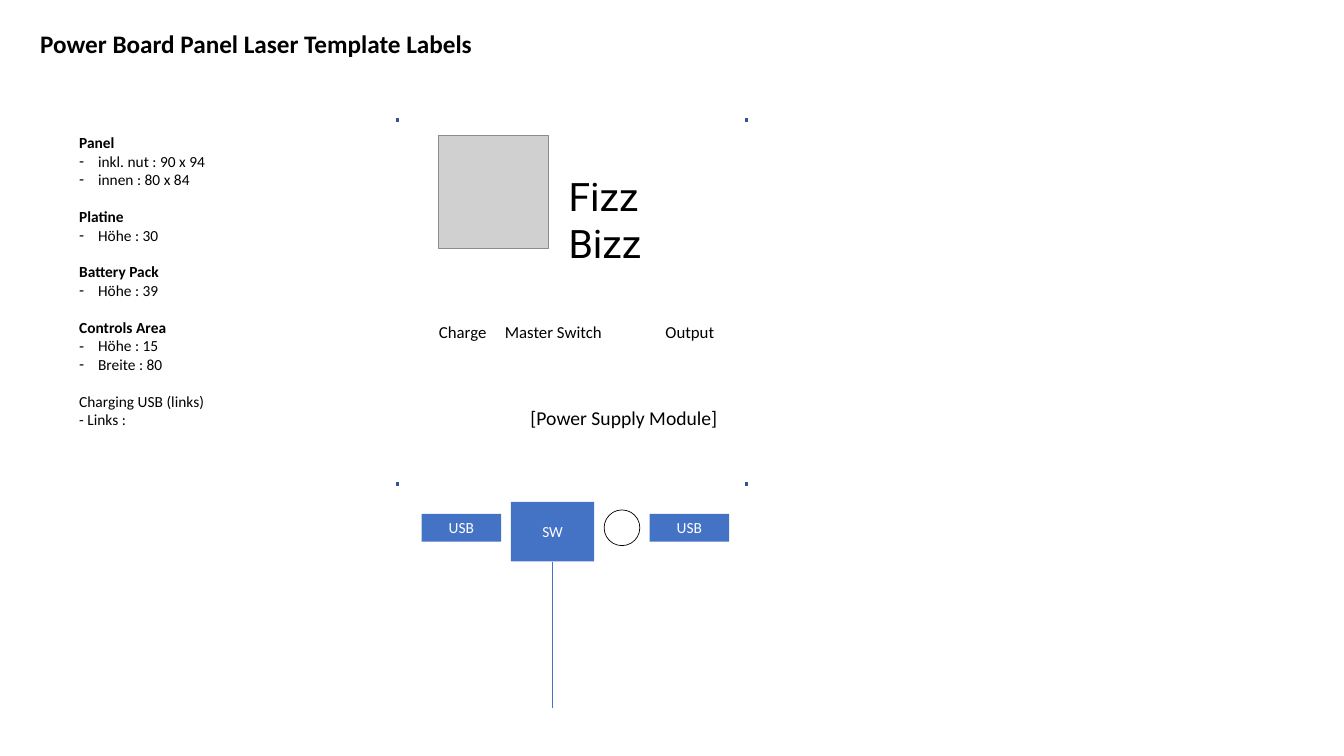
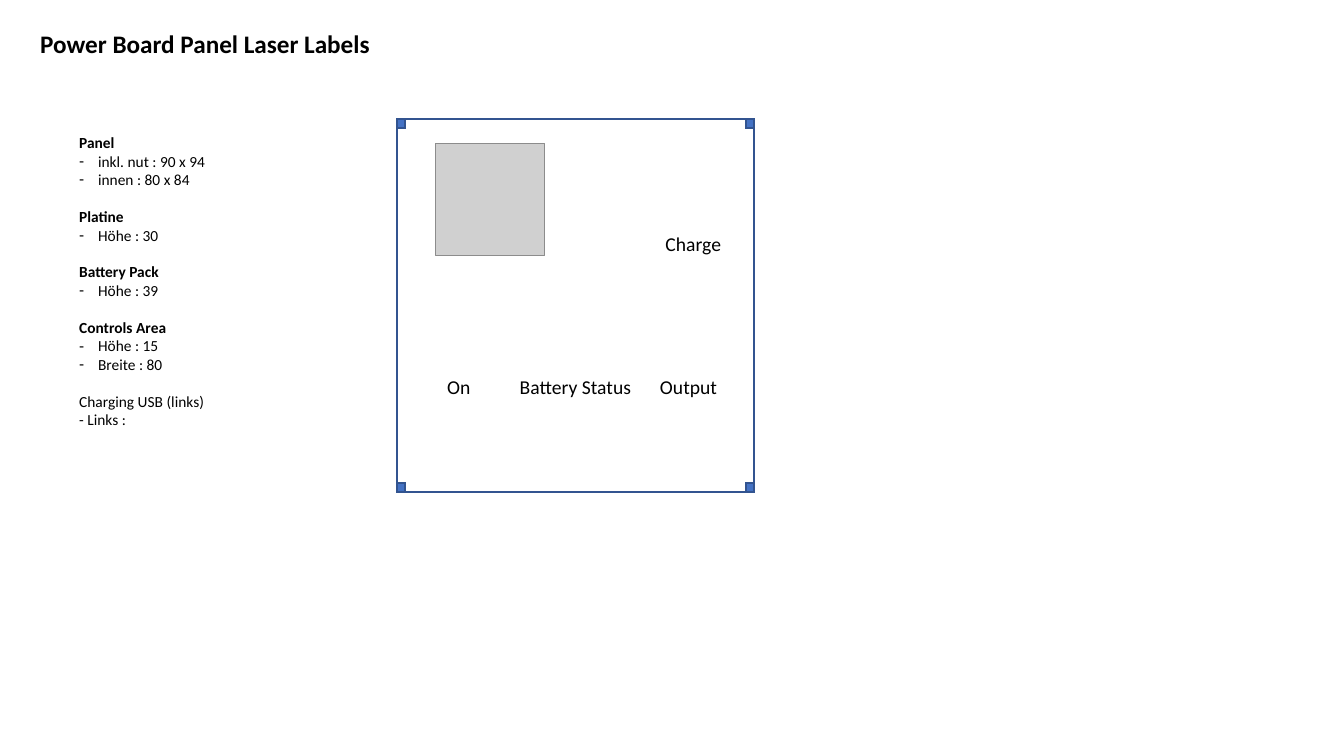
Before and after one commit to jeskes/activityboard, a slide deck: slide 14 of Activityboard.pptx. Drawn at 1344x756 pixels with LibreOffice and Linux fonts; fonts in the diff are those of the drawing; grey boxes stand for pictures. Boxes give left, top, right and bottom in pixels: in the first picture for what was removed or moved away, otherwise in the second. Text is boxed around its words. In the diff, an @@ line names an element or a change of style, - is before the commit and + after.

```diff
--- a/Activityboard.pptx
+++ b/Activityboard.pptx
@@ title at bbox=[40, 35, 369, 54]: text changed @@
-Power Board Panel Laser Template Labels
+Power Board Panel Laser Labels
@@ rectangle: place and size @@
-rectangle at bbox=[397, 119, 399, 121]
+rectangle at bbox=[397, 119, 405, 128]
@@ rectangle added at bbox=[397, 119, 754, 492], outline #325491 1 pt @@
@@ rectangle: place and size @@
-rectangle at bbox=[746, 119, 748, 121]
+rectangle at bbox=[746, 119, 754, 128]
@@ picture: place and size @@
-picture at bbox=[439, 136, 547, 249]
+picture at bbox=[436, 143, 544, 256]
@@ text removed at bbox=[569, 182, 642, 258] @@
-Fizz Bizz
@@ text "Charge" at bbox=[665, 237, 721, 255]: size 12 to 14 pt @@
@@ text "Charge": place and size @@
-text "Charge" at bbox=[439, 326, 486, 341]
+text "Charge" at bbox=[665, 237, 721, 255]
@@ text removed at bbox=[505, 326, 602, 338] @@
-Master Switch
@@ text added at bbox=[447, 381, 470, 394], 14 pt, text #000000 @@
+On
@@ text added at bbox=[520, 381, 631, 397], 14 pt, text #000000 @@
+Battery Status
@@ text "Output": place and size @@
-text "Output" at bbox=[665, 327, 714, 341]
+text "Output" at bbox=[660, 381, 717, 397]
@@ text "Output" at bbox=[660, 381, 717, 397]: size 12 to 14 pt @@
@@ text removed at bbox=[530, 410, 717, 428] @@
-[Power Supply Module]
@@ rectangle: place and size @@
-rectangle at bbox=[397, 483, 399, 485]
+rectangle at bbox=[397, 483, 405, 492]
@@ rectangle removed at bbox=[511, 502, 595, 562] @@
-SW
@@ rectangle: place and size @@
-rectangle at bbox=[746, 483, 748, 485]
+rectangle at bbox=[746, 483, 754, 492]
@@ rectangle removed at bbox=[421, 514, 501, 542] @@
-USB
@@ ellipse removed at bbox=[604, 510, 639, 545] @@
@@ rectangle removed at bbox=[650, 514, 730, 542] @@
-USB
@@ line removed from (553, 562) to (553, 708) @@
```
Also in this commit, not shown: 6 other slides changed, 1 slide added, 40 other files.
